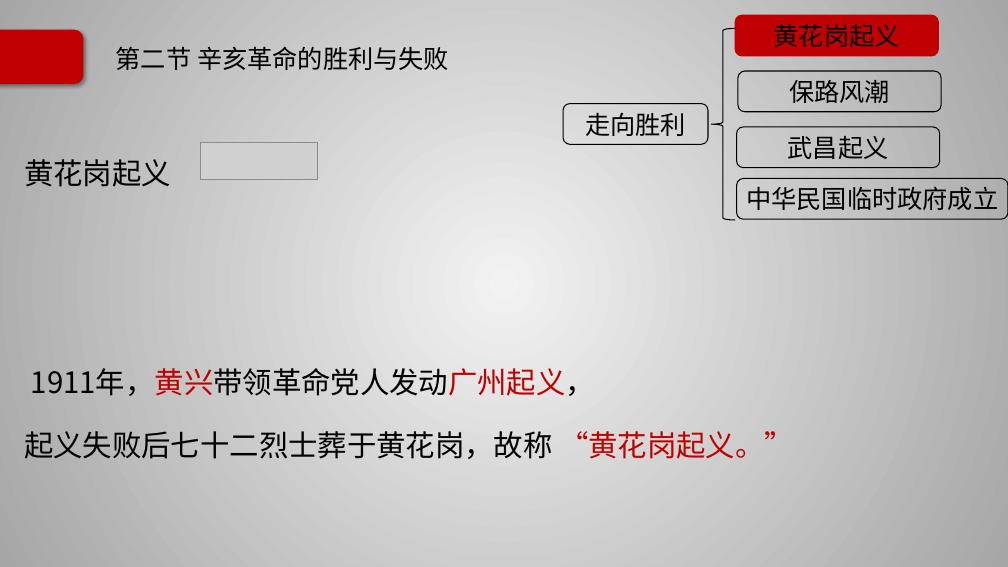
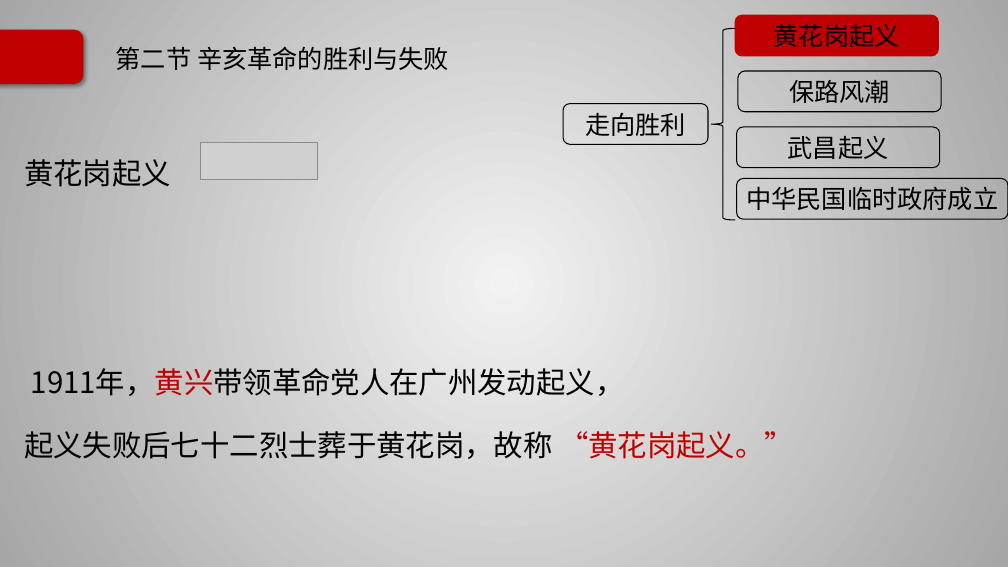
Before and after one commit to Call-me-zhy/tangtang, a slide deck: slide 51 of 5 中国近现代史纲要/课件/中国近现代史纲要精讲3.pptx. Drawn at 1008x567 pixels with LibreOffice and Linux fonts; fonts in the diff are those of the drawing; grey boxes stand for pictures; background and template pictures are left out. Boxes give left, top, right and bottom in pixels: in the first picture for what was removed or moved away, otherwise in the second. Text is boxed around its words. In the diff, an @@ line names an element or a change of style, - is before the commit and + after.

```diff
--- a/5 中国近现代史纲要/课件/中国近现代史纲要精讲3.pptx
+++ b/5 中国近现代史纲要/课件/中国近现代史纲要精讲3.pptx
@@ text at [31, 368, 625, 396]: text changed @@
-1911年，黄兴带领革命党人发动广州起义，
+1911年，黄兴带领革命党人在广州发动起义，
```
Also in this commit, not shown: 1 other slide changed, 8 other files.
